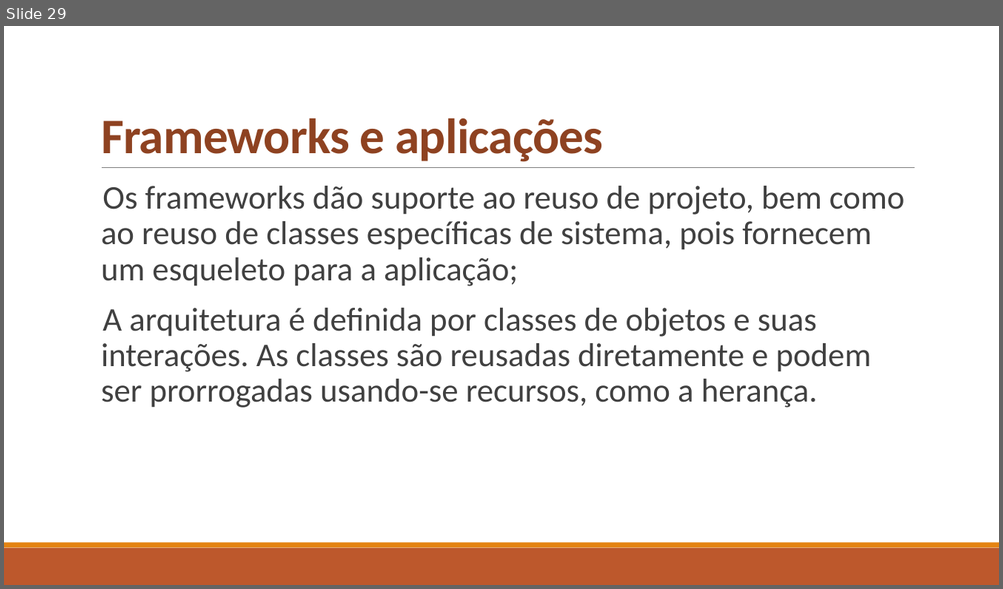
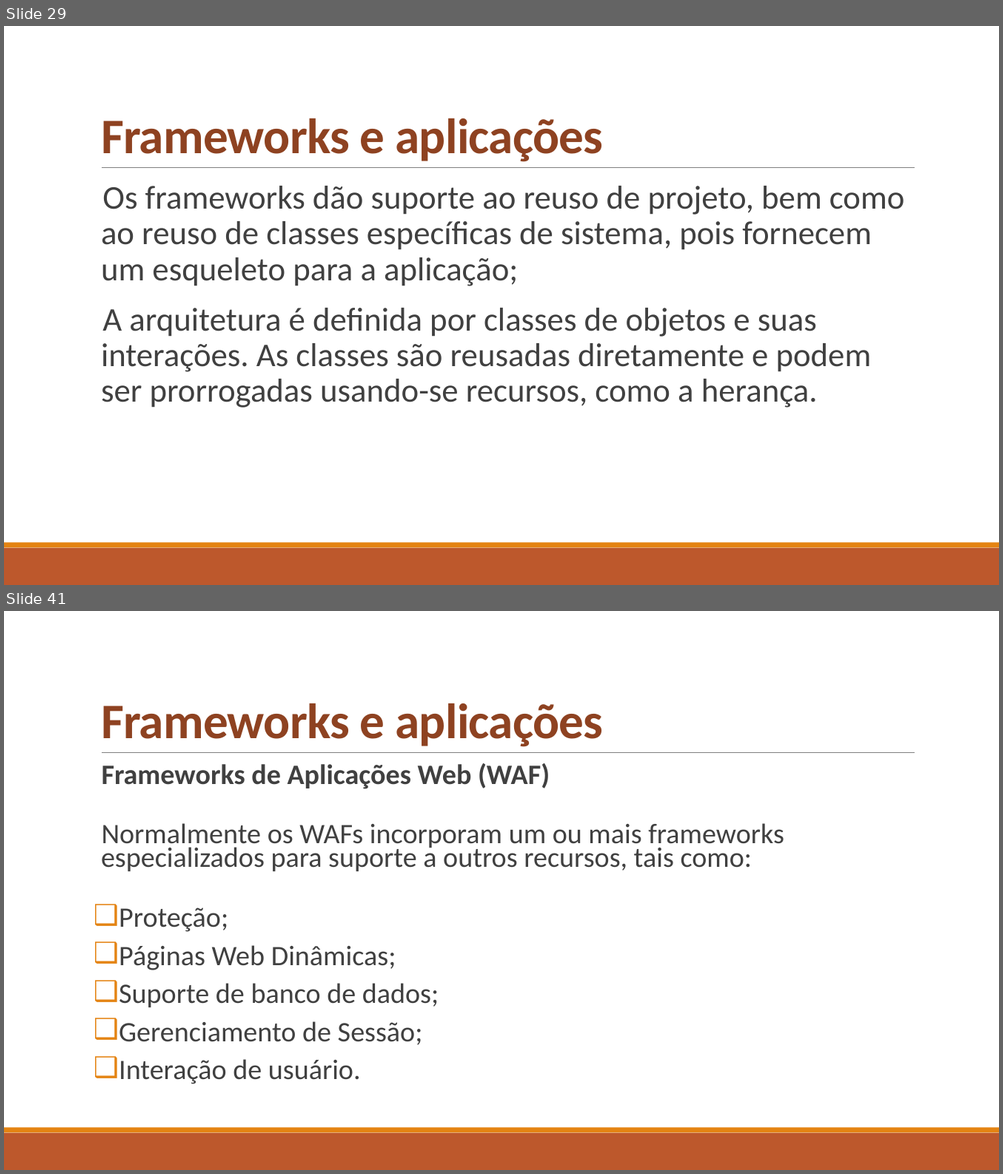
Before and after one commit to celsofurtado/reuso, a slide deck: Reuso de Software e Componentes.pptx. Shown one above the other, each under a label of ours: slide 29 before the commit, slides 29 and 41 after it; the slides between them are not shown. The pictures are 1003x589 and 1003x1174 pixels, drawn with LibreOffice and Linux fonts; fonts in the diff are those of the drawing. Boxes give left, top, right and bottom in pixels: in the first picture for what was removed or moved away, otherwise in the second. Text is boxed around its words. In the diff, an @@ line names an element or a change of style, - is before the commit and + after.

```diff
--- a/Reuso de Software e Componentes.pptx
+++ b/Reuso de Software e Componentes.pptx
@@ slide 41 added at [4,611,999,1170], background #FFFFFF; not listed: 3 template elements that a slide beside it also shows @@
@@ title added at [101,703,603,747], 48 pt, text #8E4221, bold @@
+Frameworks e aplicações
@@ text added at [101,763,784,1085], 27.2 pt, text #404040 @@
+  Frameworks de Aplicações Web (WAF)
+  Normalmente os WAFs incorporam um ou mais frameworks especializados para suporte a outros recursos, tais como:
+❑ Proteção;
+❑ Páginas Web Dinâmicas;
+❑ Suporte de banco de dados;
+❑ Gerenciamento de Sessão;
+❑ Interação de usuário.
```
Also in this commit, not shown: 62 other slides added.
